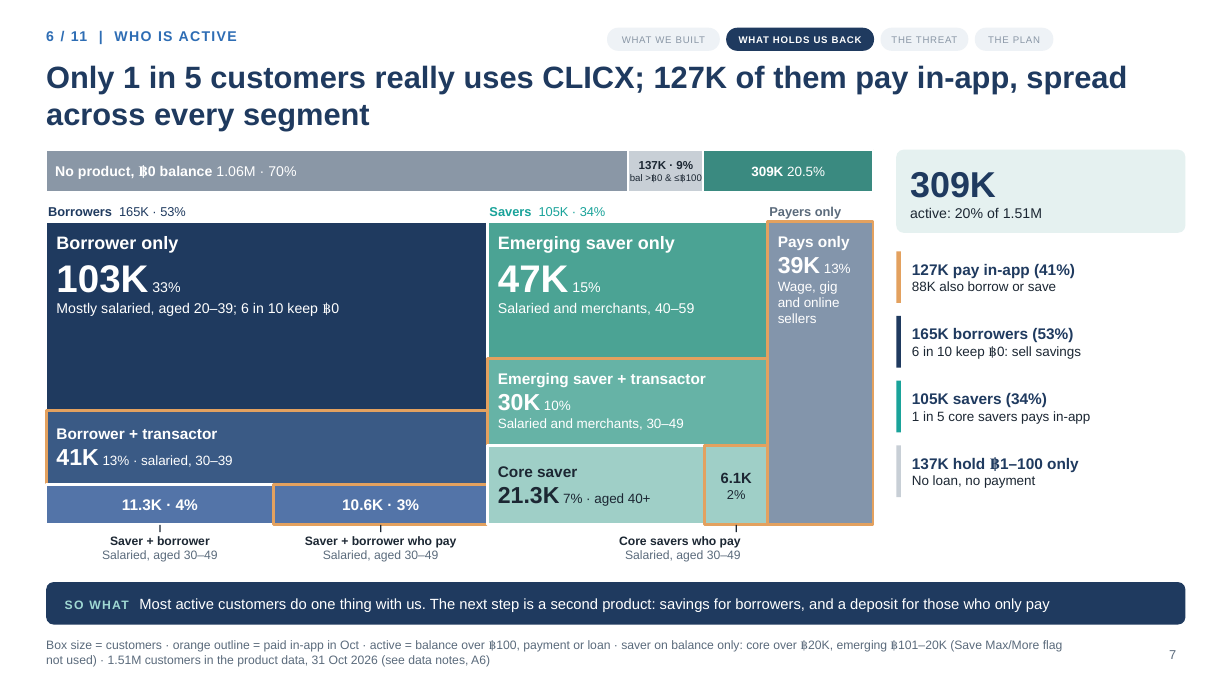
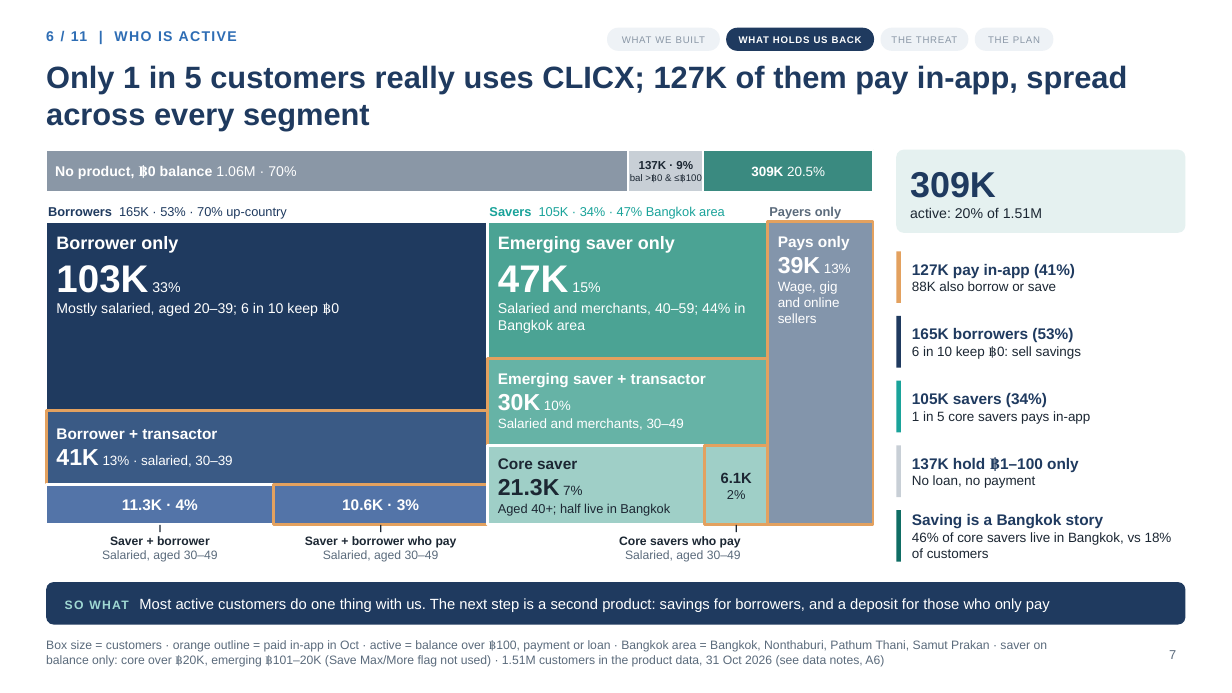
Before and after one commit to hweisim/claude_code, a slide deck: slide 7 of clicx_insights/CLICX_Storyline_v3.pptx. Drawn at 1232x693 pixels with LibreOffice and Linux fonts; fonts in the diff are those of the drawing; background and template pictures are left out. Boxes give left, top, right and bottom in pixels: in the first picture for what was removed or moved away, otherwise in the second. Text is boxed around its words. In the diff, an @@ line names an element or a change of style, - is before the commit and + after.

```diff
--- a/clicx_insights/CLICX_Storyline_v3.pptx
+++ b/clicx_insights/CLICX_Storyline_v3.pptx
@@ text at [48,207,286,219]: text changed; bold off @@
-Borrowers 165K · 53%
+Borrowers 165K · 53% · 70% up-country
@@ text at [489,206,725,219]: text changed @@
-Savers 105K · 34%
+Savers 105K · 34% · 47% Bangkok area
@@ text in rectangle at [498,303,745,333]: text changed @@
-Salaried and merchants, 40–59
+Salaried and merchants, 40–59; 44% in Bangkok area
@@ text in rectangle at [498,479,670,516]: text changed; size 10.5 to 10 pt @@
-21.3K 7% · aged 40+
+21.3K 7%
+Aged 40+; half live in Bangkok
@@ rectangle added at [897,510,901,562], fill #0F6D64 @@
@@ text added at [912,514,1172,558], 10.5 pt, text #1C2733 @@
+Saving is a Bangkok story
+46% of core savers live in Bangkok, vs 18% of customers
@@ text at [46,640,1048,667]: text changed @@
-Box size = customers · orange outline = paid in-app in Oct · active = balance over ฿100, payment or loan · saver on balance only: core over ฿20K, emerging ฿101–20K (Save Max/More flag not used) · 1.51M customers in the product data, 31 Oct 2026 (see data notes, A6)
+Box size = customers · orange outline = paid in-app in Oct · active = balance over ฿100, payment or loan · Bangkok area = Bangkok, Nonthaburi, Pathum Thani, Samut Prakan · saver on balance only: core over ฿20K, emerging ฿101–20K (Save Max/More flag not used) · 1.51M customers in the product data, 31 Oct 2026 (see data notes, A6)
```
Also in this commit, not shown: 5 other files.
